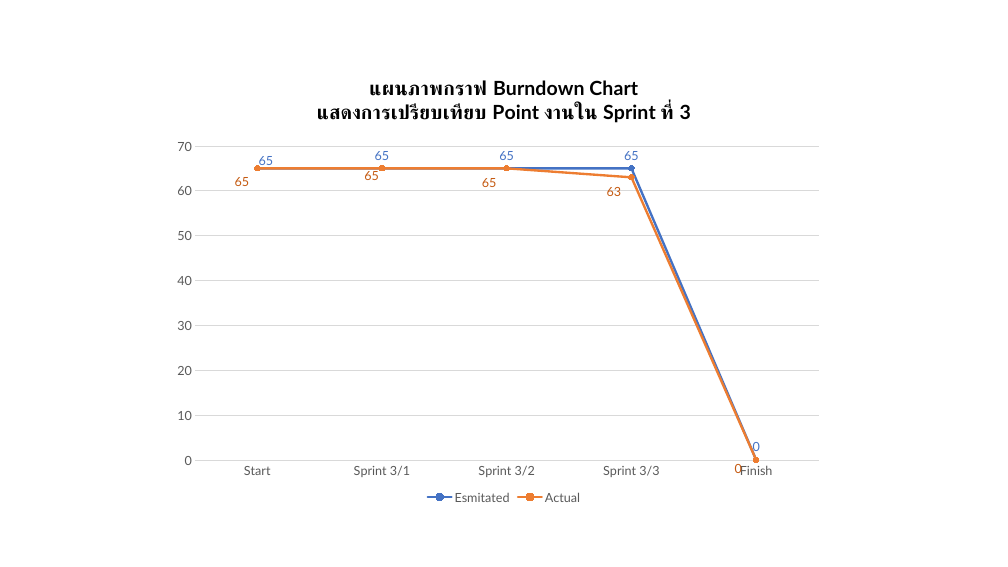
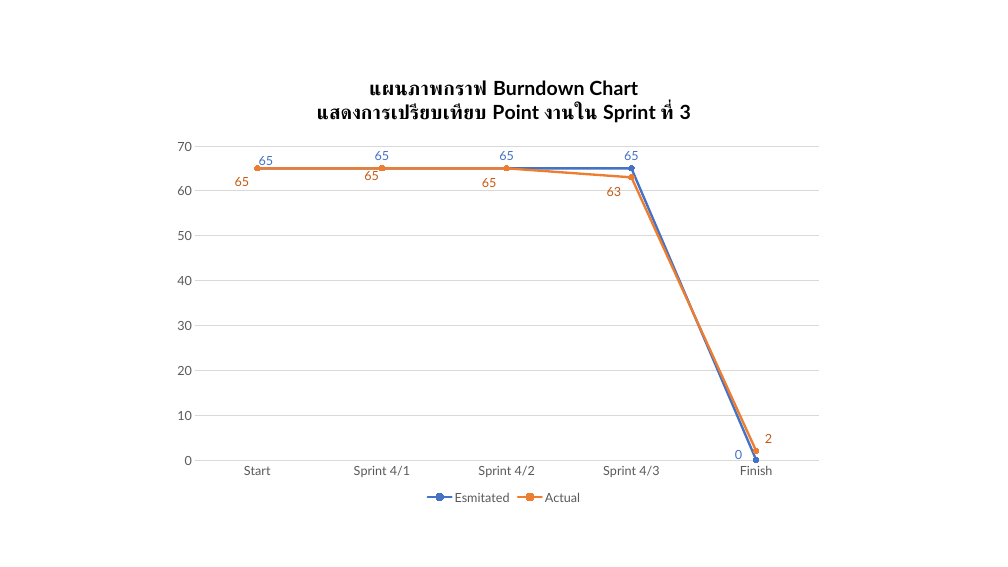
Before and after one commit to wirat0155/team4, a slide deck: slide 1 of Burndown & Velocity/Cycle 4/V4.3.1 [2022-02-19] Burndown Velocity Sprint 4-3.pptx. Drawn at 1008x567 pixels with LibreOffice and Linux fonts; fonts in the diff are those of the drawing. Boxes give left, top, right and bottom in pixels: in the first picture for what was removed or moved away, otherwise in the second. Text is boxed around its words. In the diff, an @@ line names an element or a change of style, - is before the commit and + after.

```diff
--- a/Burndown & Velocity/Cycle 4/V4.3.1 [2022-02-19] Burndown Velocity Sprint 4-3.pptx
+++ b/Burndown & Velocity/Cycle 4/V4.3.1 [2022-02-19] Burndown Velocity Sprint 4-3.pptx
@@ line chart at (168, 60, 840, 508) @@
-categories: Start, Sprint 3/1, Sprint 3/2, Sprint 3/3, Finish
+categories: Start, Sprint 4/1, Sprint 4/2, Sprint 4/3, Finish
@@ data labels of Esmitated changed @@
-Actual: 65, 65, 65, 63, 0
+Actual: 65, 65, 65, 63, 2
```
Also in this commit, not shown: 1 other slide changed, 6 other files.
